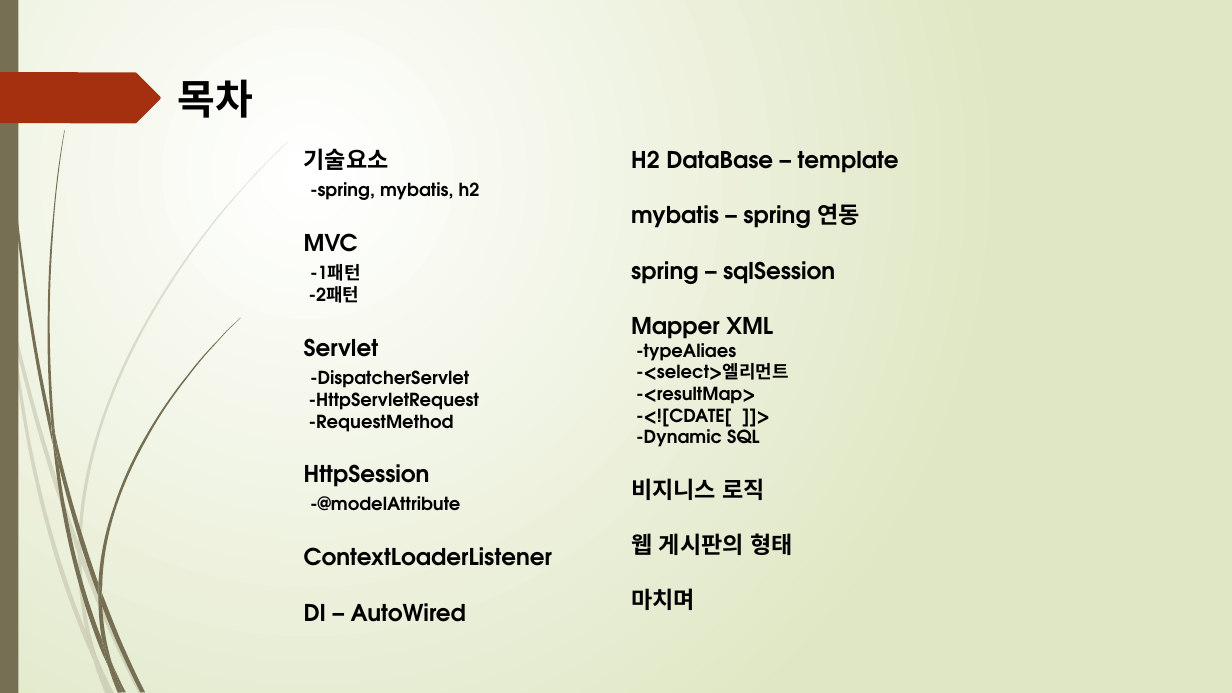
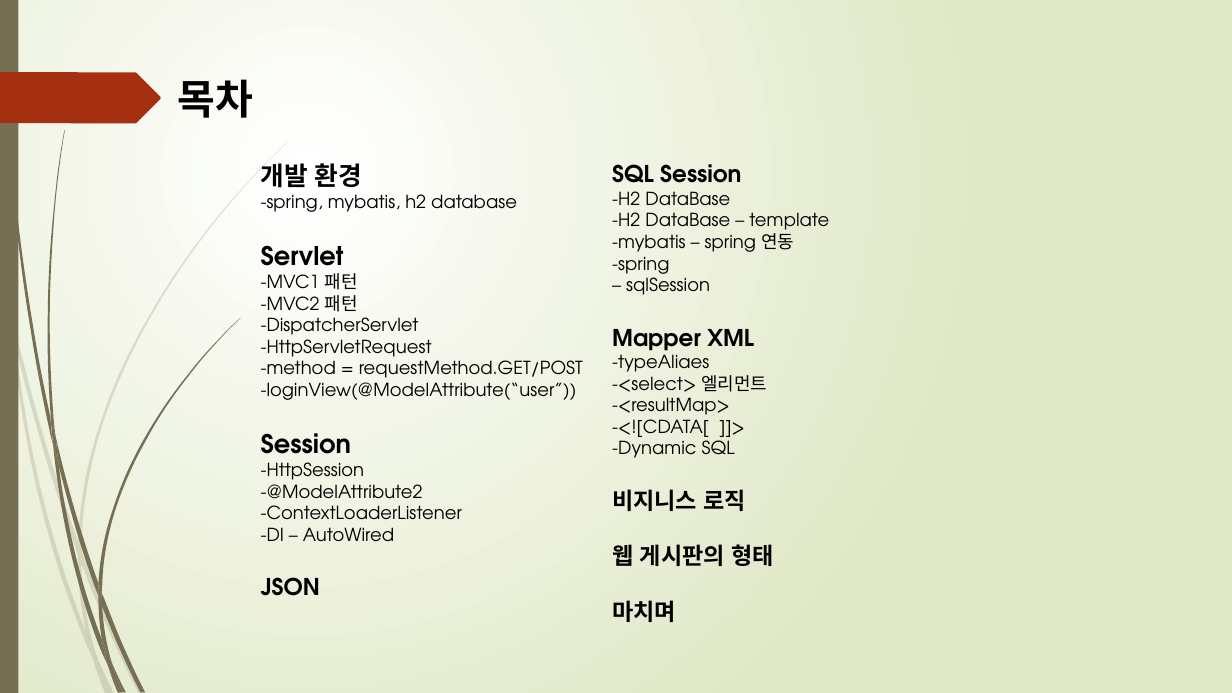
Before and after one commit to Jinmkook/resume, a slide deck: slide 2 of H2DB_SpringWebBoardProject/H2 DataBase_Spring을_이용한_Web게시판.pptx. Drawn at 1232x693 pixels with LibreOffice and Linux fonts; fonts in the diff are those of the drawing. Boxes give left, top, right and bottom in pixels: in the first picture for what was removed or moved away, otherwise in the second. Text is boxed around its words. In the diff, an @@ line names an element or a change of style, - is before the commit and + after.

```diff
--- a/H2DB_SpringWebBoardProject/H2 DataBase_Spring을_이용한_Web게시판.pptx
+++ b/H2DB_SpringWebBoardProject/H2 DataBase_Spring을_이용한_Web게시판.pptx
@@ text "개발 환경": place and size @@
-text "개발 환경" at (304, 148, 553, 622)
+text "개발 환경" at (261, 163, 583, 596)
@@ text at (261, 163, 517, 212): text changed; bold off @@
-기술요소
--spring, mybatis, h2
-MVC
--1패턴
--2패턴
+개발 환경
+-spring, mybatis, h2 database
@@ text "SQL Session": place and size @@
-text "SQL Session" at (631, 150, 899, 610)
+text "SQL Session" at (612, 164, 829, 622)
@@ text at (612, 164, 829, 295): text changed; size 18 to 14 pt; bold off @@
-H2 DataBase – template
-mybatis – spring 연동
-spring – sqlSession
+SQL Session
+-H2 DataBase
+-H2 DataBase – template
+-mybatis – spring 연동
+-spring
+– sqlSession
@@ text at (261, 245, 432, 362): size 18 to 20 pt in "Servlet"; bold off in "-DispatcherServlet", "-HttpServletRequest" @@
@@ text at (261, 273, 358, 318): paragraphs added @@
+-MVC1 패턴
+-MVC2 패턴
@@ text at (261, 356, 583, 596): text changed; size 18 to 14 pt; bold off @@
--RequestMethod
-HttpSession
--@modelAttribute
-ContextLoaderListener
-DI – AutoWired
+-method = requestMethod.GET/POST
+-loginView(@ModelAttribute(“user”))
+Session
+-HttpSession
+-@ModelAttribute2
+-ContextLoaderListener
+-DI – AutoWired
+JSON
@@ text at (612, 350, 735, 458): bold off in "-typeAliaes", "-<resultMap>", "-Dynamic SQL" @@
@@ text at (612, 371, 767, 398): text changed; bold off @@
--<select>엘리먼트
+-<select> 엘리먼트
@@ text at (612, 419, 709, 442): text changed; bold off @@
--<![CDATE[ ]]>
+-<![CDATA[ ]]>
```
Also in this commit, not shown: 1 other file.
